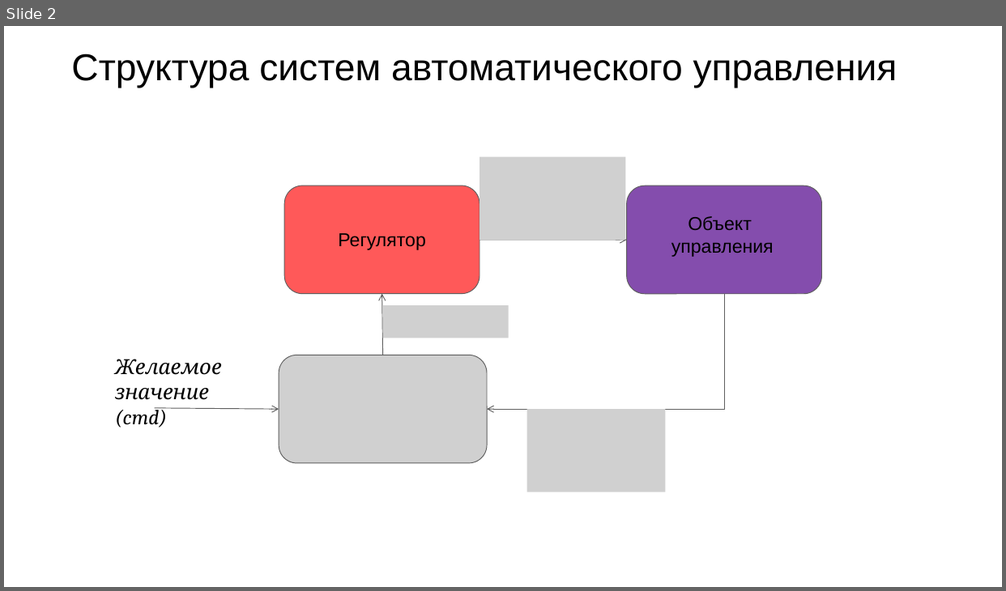
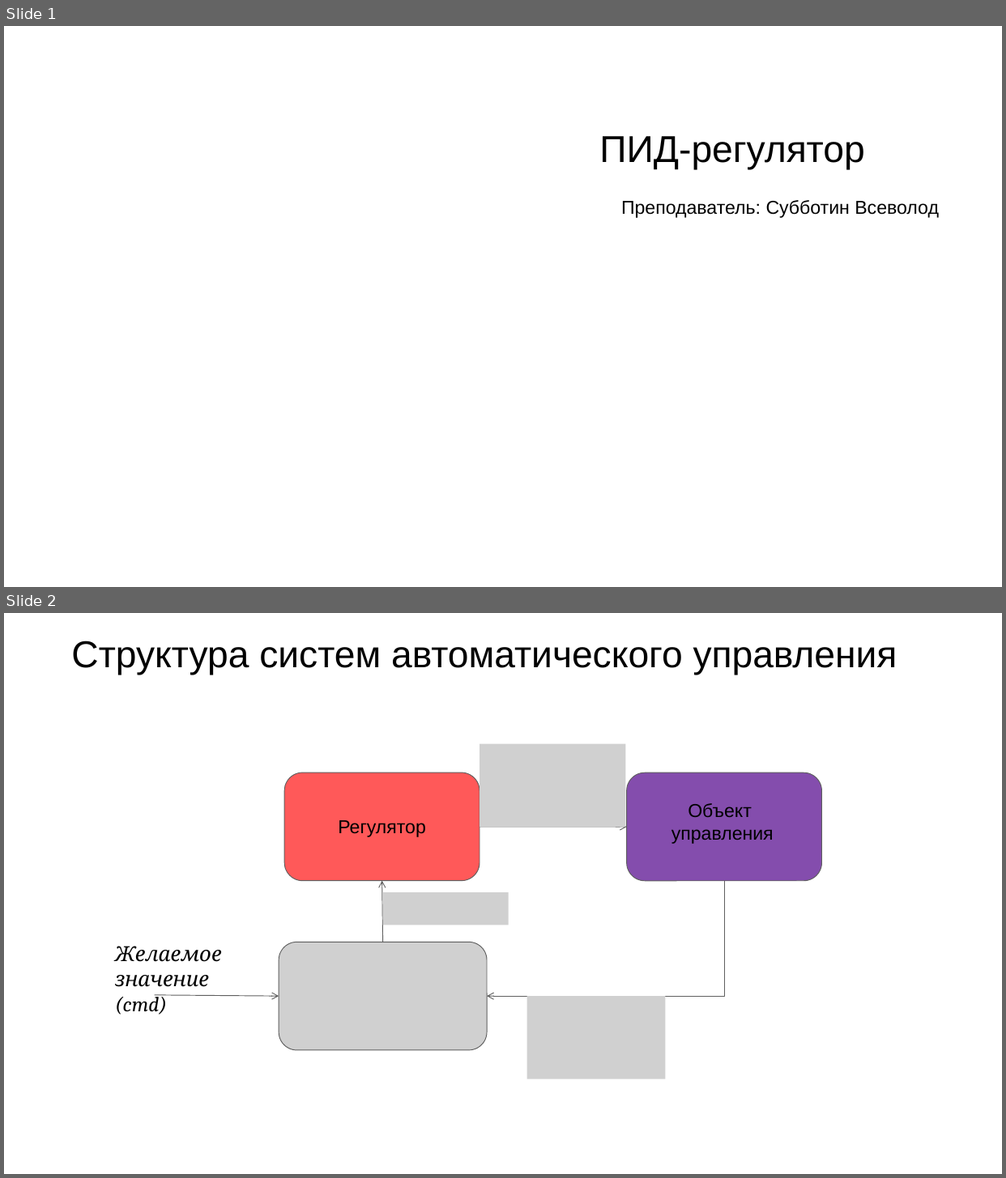
Before and after one commit to Seva200310/lessons, a slide deck: PID/Дрон.pptx. Shown one above the other, each under a label of ours: slide 2 before the commit, slides 1 and 2 after it. The pictures are 1006x591 and 1006x1178 pixels, drawn with LibreOffice and Linux fonts; fonts in the diff are those of the drawing; grey boxes stand for pictures; background and template pictures are left out. Boxes give left, top, right and bottom in pixels: in the first picture for what was removed or moved away, otherwise in the second. Text is boxed around its words. In the diff, an @@ line names an element or a change of style, - is before the commit and + after.

```diff
--- a/PID/Дрон.pptx
+++ b/PID/Дрон.pptx
@@ slide 1 added at (4,26,1002,587), background picture (left out) @@
@@ title added at (599,136,864,170), 36 pt, text #000000 @@
+ПИД-регулятор
@@ text added at (621,200,939,218), 18 pt, text #000000 @@
+Преподаватель: Субботин Всеволод
```
Also in this commit, not shown: 1 slide changed, 1 slide removed.
